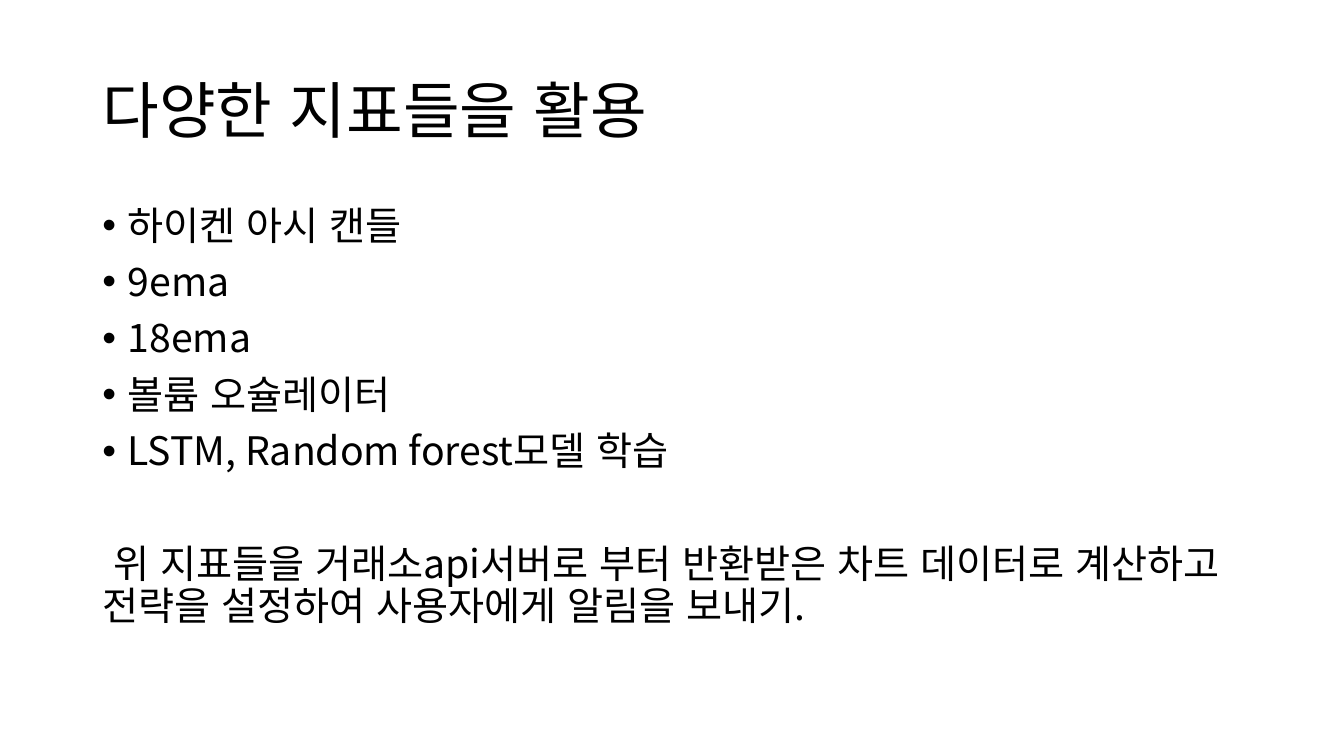
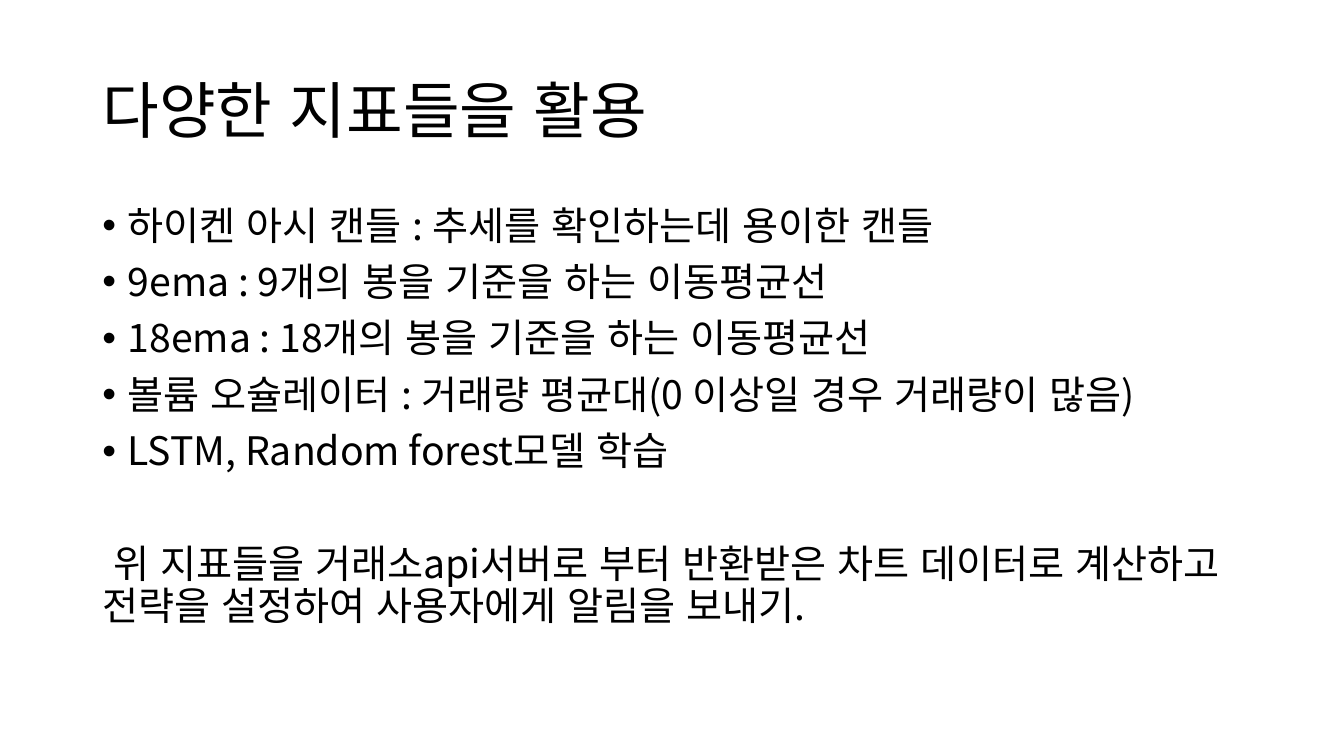
Before and after one commit to ddjunho/binanceauto, a slide deck: slide 2 of 상승추세인 주식 찾기.pptx. Drawn at 1344x756 pixels with LibreOffice and Linux fonts; fonts in the diff are those of the drawing. Boxes give left, top, right and bottom in pixels: in the first picture for what was removed or moved away, otherwise in the second. Text is boxed around its words. In the diff, an @@ line names an element or a change of style, - is before the commit and + after.

```diff
--- a/상승추세인 주식 찾기.pptx
+++ b/상승추세인 주식 찾기.pptx
@@ text at (128,207,1134,417): text changed @@
-• 하이켄 아시 캔들
-• 9ema
-• 18ema
-• 볼륨 오슐레이터
+• 하이켄 아시 캔들 : 추세를 확인하는데 용이한 캔들
+• 9ema : 9개의 봉을 기준을 하는 이동평균선
+• 18ema : 18개의 봉을 기준을 하는 이동평균선
+• 볼륨 오슐레이터 : 거래량 평균대(0 이상일 경우 거래량이 많음)
```
